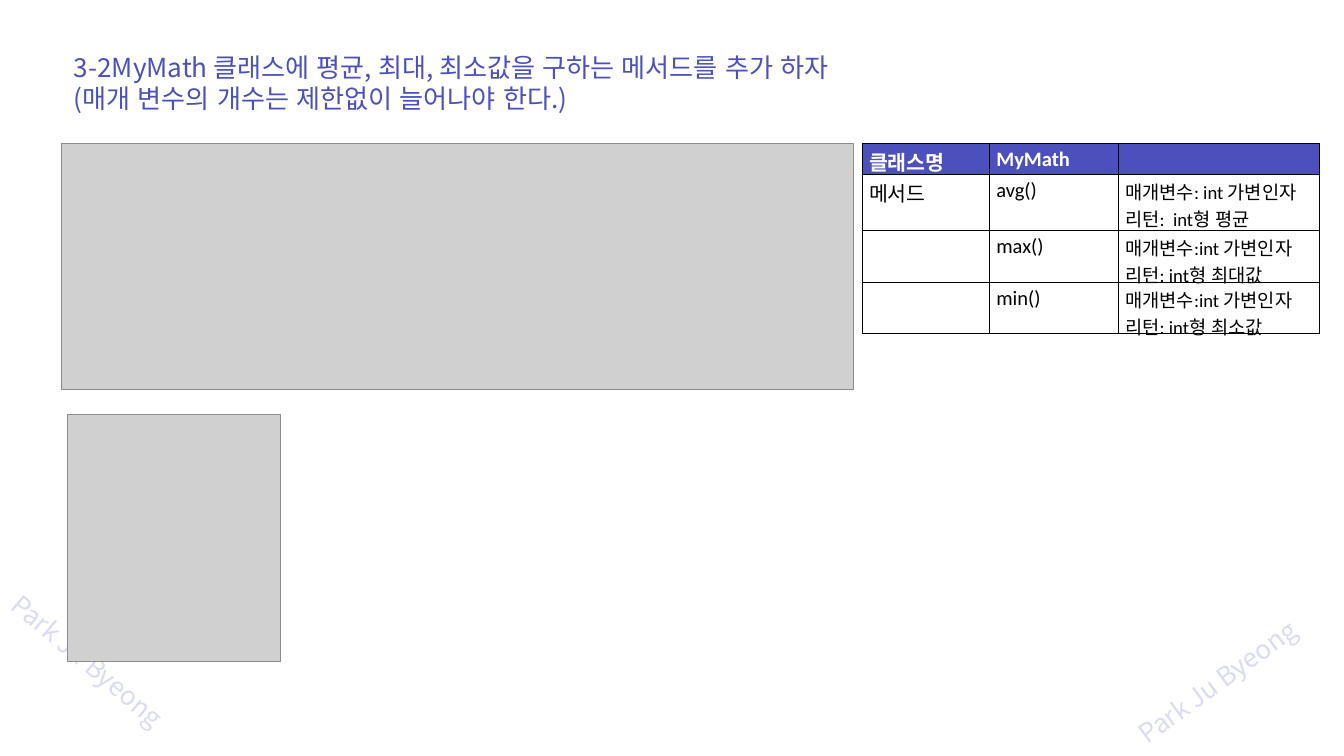
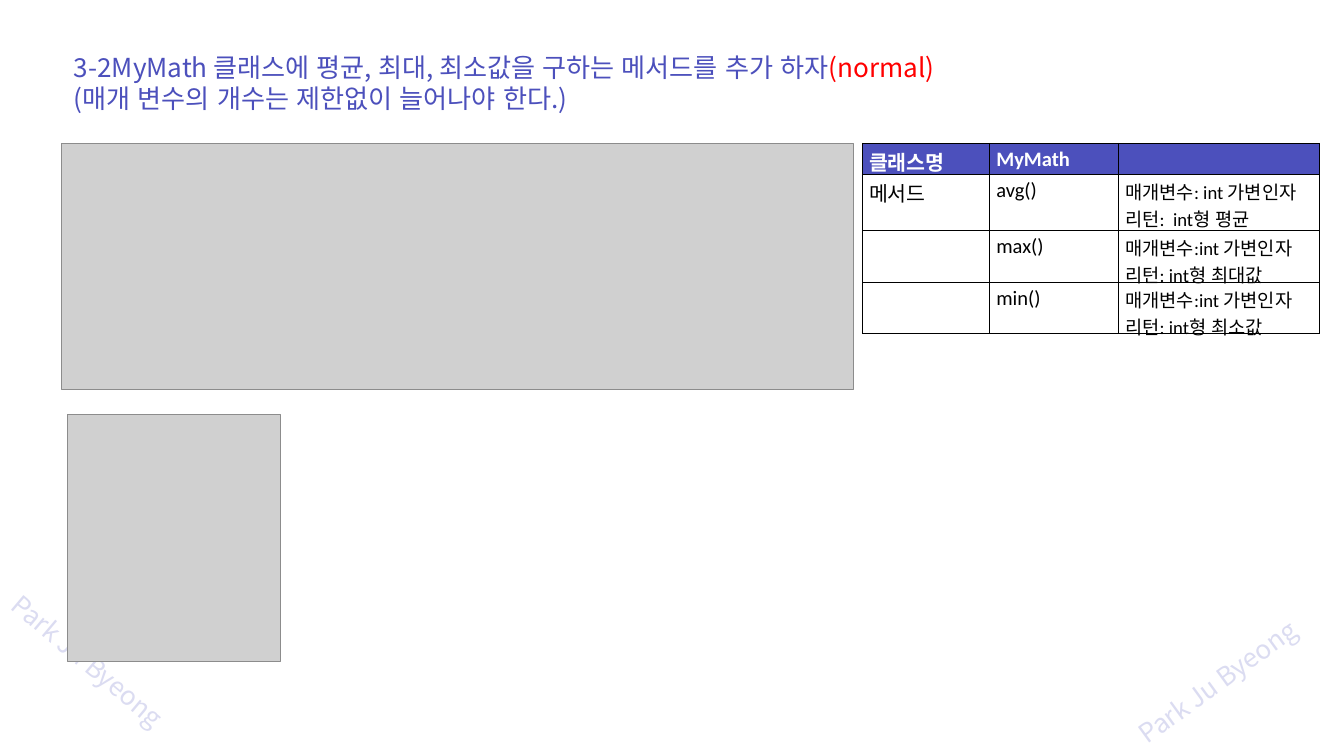
Before and after one commit to zest132/JavaLecture, a slide deck: slide 58 of JavaLecture/LectureFile/java 6강 객체지향.pptx (slide 56 before the commit). Drawn at 1344x756 pixels with LibreOffice and Linux fonts; fonts in the diff are those of the drawing; grey boxes stand for pictures. Boxes give left, top, right and bottom in pixels: in the first picture for what was removed or moved away, otherwise in the second. Text is boxed around its words. In the diff, an @@ line names an element or a change of style, - is before the commit and + after.

```diff
--- a/JavaLecture/LectureFile/java 6강 객체지향.pptx
+++ b/JavaLecture/LectureFile/java 6강 객체지향.pptx
@@ text at (74, 55, 934, 83): text changed @@
-3-2MyMath 클래스에 평균, 최대, 최소값을 구하는 메서드를 추가 하자
+3-2MyMath 클래스에 평균, 최대, 최소값을 구하는 메서드를 추가 하자(normal)
```
Also in this commit, not shown: 18 other slides changed, 4 slides added, 2 slides removed, 5 other files.
